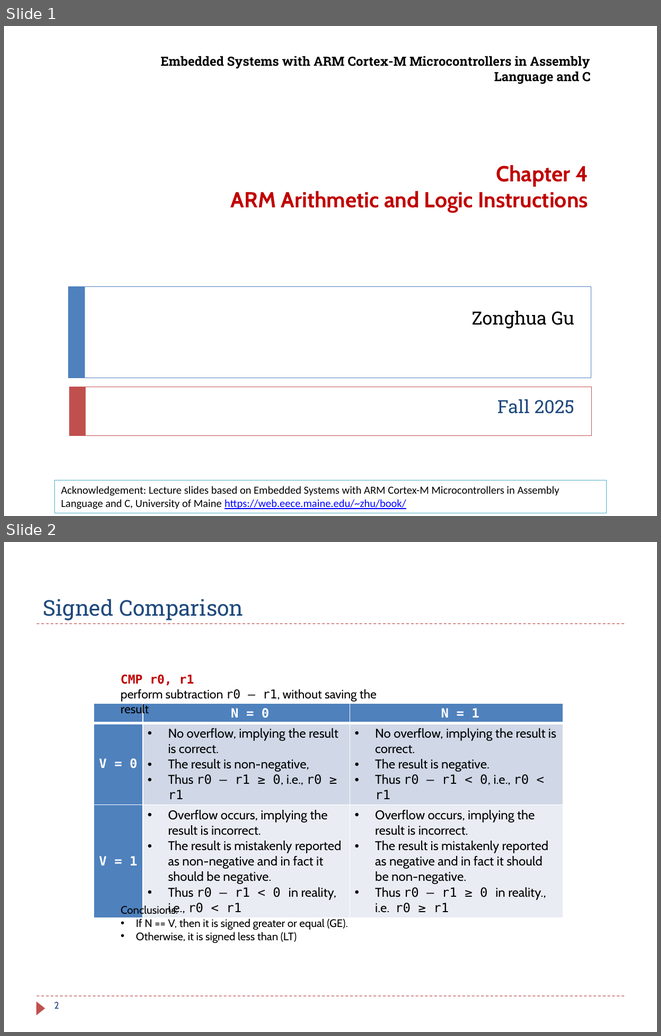
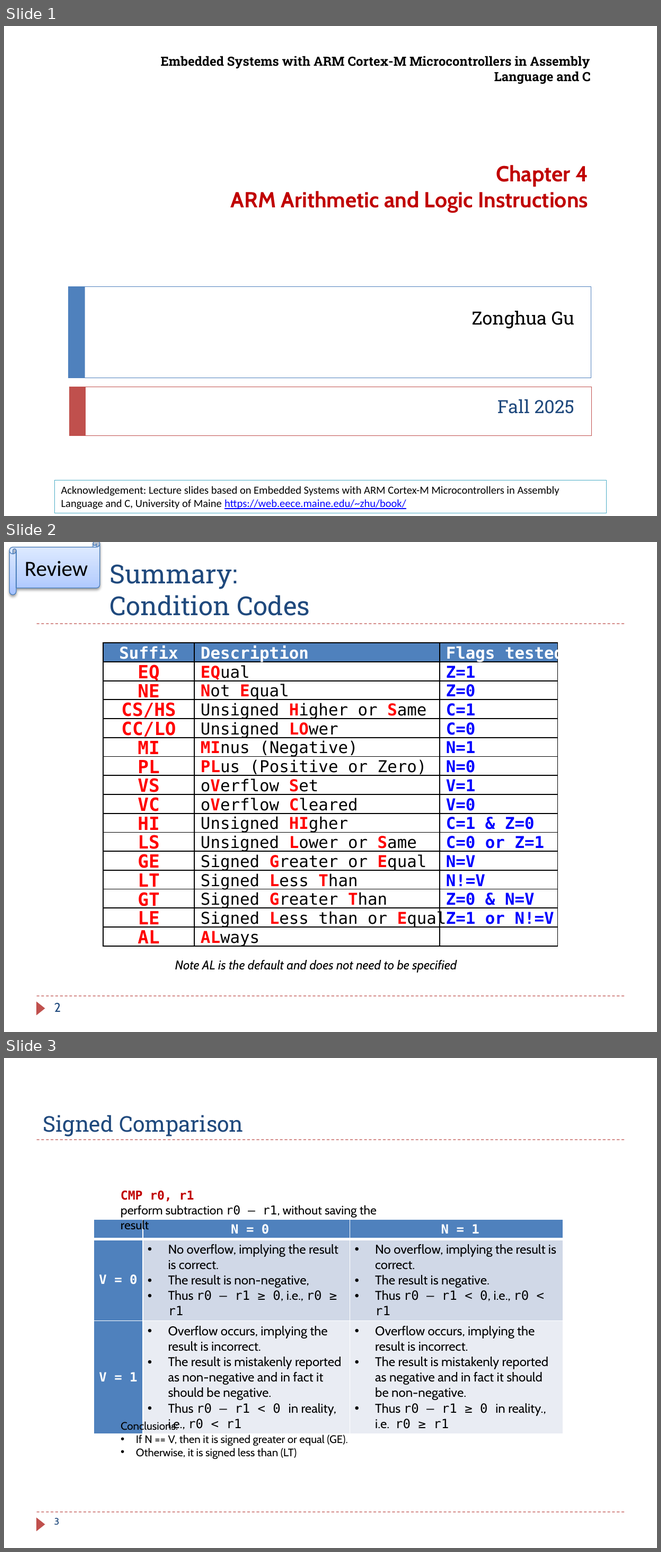
Before and after one commit to guhofstra/CSC111Fa25, a slide deck: PPTs/ZDELETED.pptx. Shown one above the other, each under a label of ours: slides 1 and 2 before the commit, slides 1, 2 and 3 after it. The pictures are 661x1036 and 661x1552 pixels, drawn with LibreOffice and Linux fonts; fonts in the diff are those of the drawing. Boxes give left, top, right and bottom in pixels: in the first picture for what was removed or moved away, otherwise in the second. Text is boxed around its words. In the diff, an @@ line names an element or a change of style, - is before the commit and + after.

```diff
--- a/PPTs/ZDELETED.pptx
+++ b/PPTs/ZDELETED.pptx
@@ slide 2 added at [4, 542, 657, 1032], background #FFFFFF; not listed: 3 template elements that a slide beside it also shows @@
@@ horizontal scroll added at [9, 542, 99, 594], fill gradient #A4C4FF to #BFD4FF to #E6EEFF, outline #4B7EBC 0.75 pt, 24 pt, text #000000 @@
+Review
@@ title added at [109, 564, 310, 616], 28.8 pt, text #1F497D @@
+Summary:
+Condition Codes
@@ group added at [103, 643, 558, 945]: 48 rectangles @@
+Not Equal
+Unsigned Higher or Same
+Unsigned LOwer
+MInus (Negative)
+EQual
+oVerflow Set
+oVerflow Cleared
+Unsigned HIgher
+Unsigned Lower or Same
+PLus (Positive or Zero)
+Signed Less Than
+Signed Greater Than
+Signed Less than or Equal
+ALways
+Signed Greater or Equal
+EQ
+NE
+CS/HS
+CC/LO
+PL
+VS
+HI
+LS
+GE
+LT
+GT
+LE
+AL
+MI
+VC
+Suffix
+Description
+Z=0
+C=1
+C=0
+Z=1
+Flags tested
+N=1
+N=0
+V=1
+V=0
+C=1 & Z=0
+C=0 or Z=1
+N=V
+N!=V
+Z=0 & N=V
+Z=1 or N!=V
@@ text added at [175, 960, 457, 972], 14 pt, text #000000, italic @@
+    Note AL is the default and does not need to be specified
@@ page number added at [54, 1003, 61, 1012], 14 pt, text #1F497D @@
+2
@@ what was slide 2 is now slide 3 @@
@@ page number at [54, 1518, 60, 1525]: text changed @@
-2
+3
```
Also in this commit, not shown: 8 other files.
